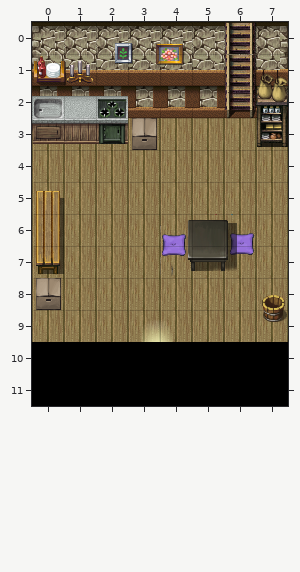
Two states of a Tiled map, Mapas/Casa_Pueblo/Casa_Pueblo.tmx. Above is the file before it was changed.
Cells are 32x32 px. Shown: x 0..7, y 0..11.
Once edited:
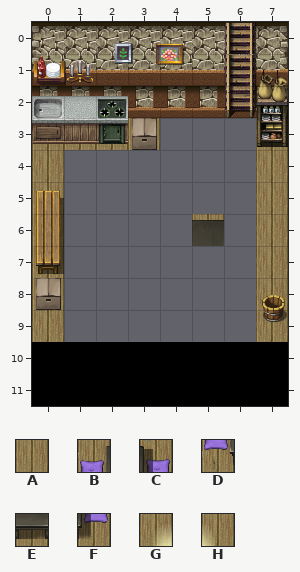
Key: from "Casa_Pueblo": A 28, B 52, C 54, D 60, E 61, F 62, G 75, H 76.
_ is an empty cell.
What changed:
Layer "Background" (now hidden):
Tile A is gone in row 3 at x 4 to 6; in rows 4 to 5 at x 1 to 6; in rows 6 to 7 at x 1 to 3; in row 8 at x 1 to 6; in row 9 at x 1 to 2 and 5 to 6.
Tile B is gone in row 6 at x 4.
Tile C is gone in row 6 at x 6.
Tile D is gone in row 7 at x 4.
Tile E is gone in row 7 at x 5.
Tile F is gone in row 7 at x 6.
Tile G is gone in row 9 at x 3.
Tile H is gone in row 9 at x 4.
Where, in picture pixels (left, top, right, bottom), the same in both pictures:
removed: (64, 118, 256, 342)
